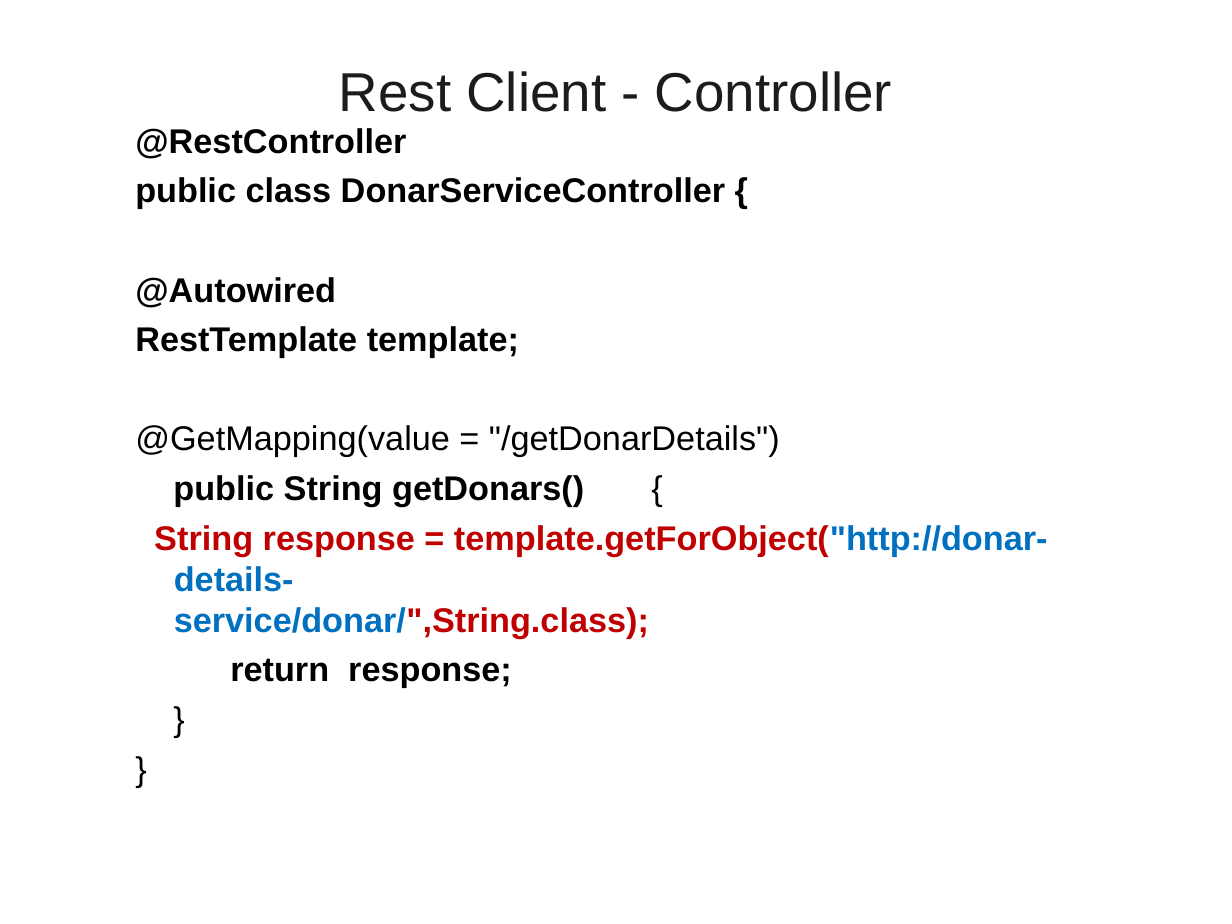
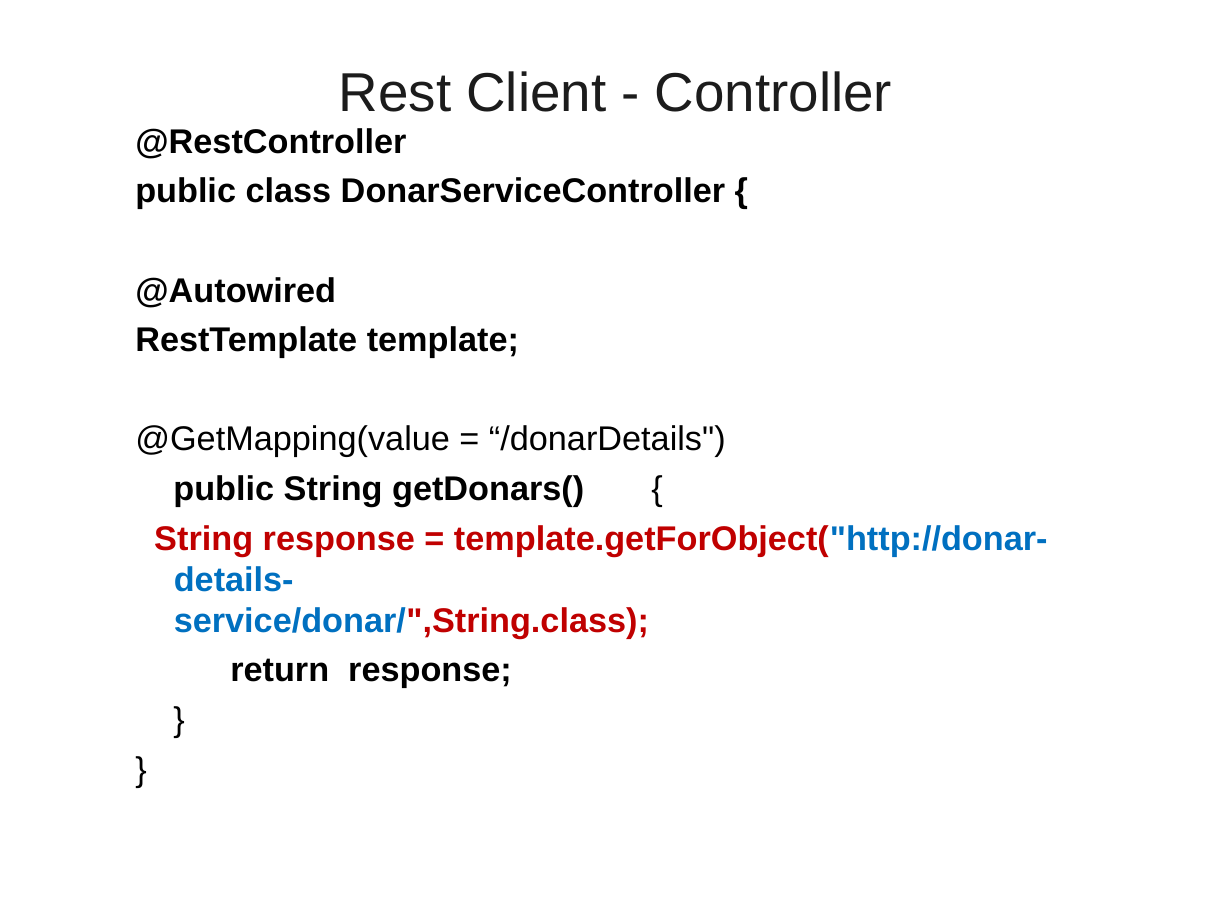
Before and after one commit to vatsank/spring_presentations, a slide deck: slide 47 of SpringMicroService_Module1_Ver01.ppt (slide 46 before the commit). Drawn at 1232x924 pixels with LibreOffice and Linux fonts; fonts in the diff are those of the drawing; background and template pictures are left out. Boxes give left, top, right and bottom in pixels: in the first picture for what was removed or moved away, otherwise in the second. Text is boxed around its words. In the diff, an @@ line names an element or a change of style, - is before the commit and + after.

```diff
--- a/SpringMicroService_Module1_Ver01.ppt
+++ b/SpringMicroService_Module1_Ver01.ppt
@@ text at bbox=[135, 425, 726, 457]: text changed @@
-  @GetMapping(value = "/getDonarDetails")
+  @GetMapping(value = “/donarDetails")
```
Also in this commit, not shown: 8 other slides changed, 3 slides added, 2 other files.
